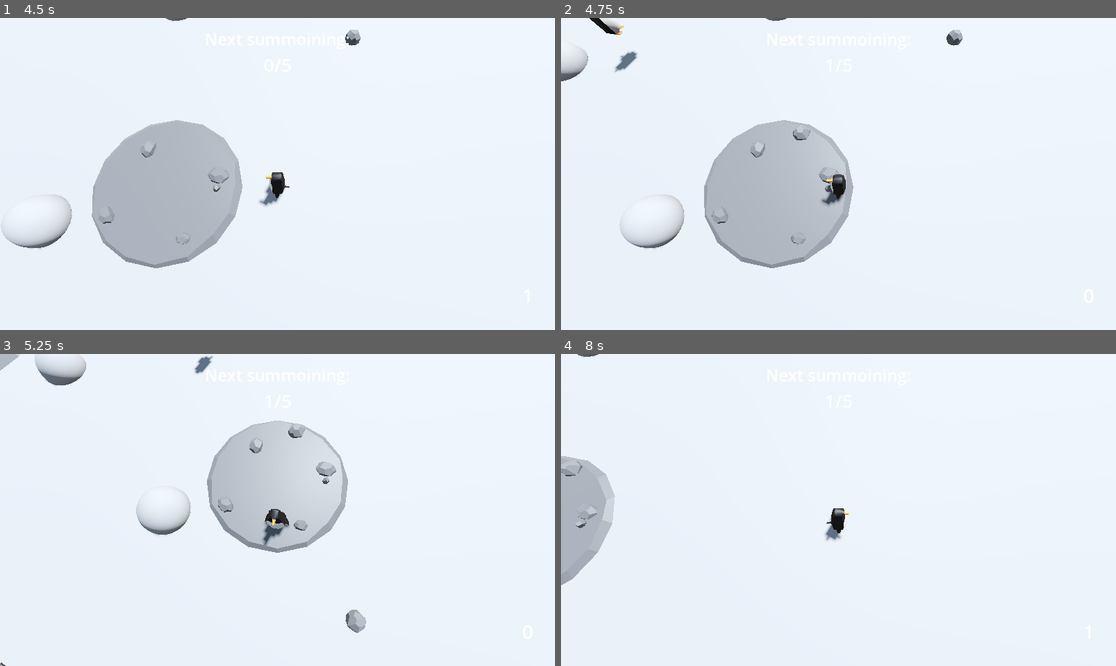
Above: before the commit, frames 1-4 (two rows, left to right).
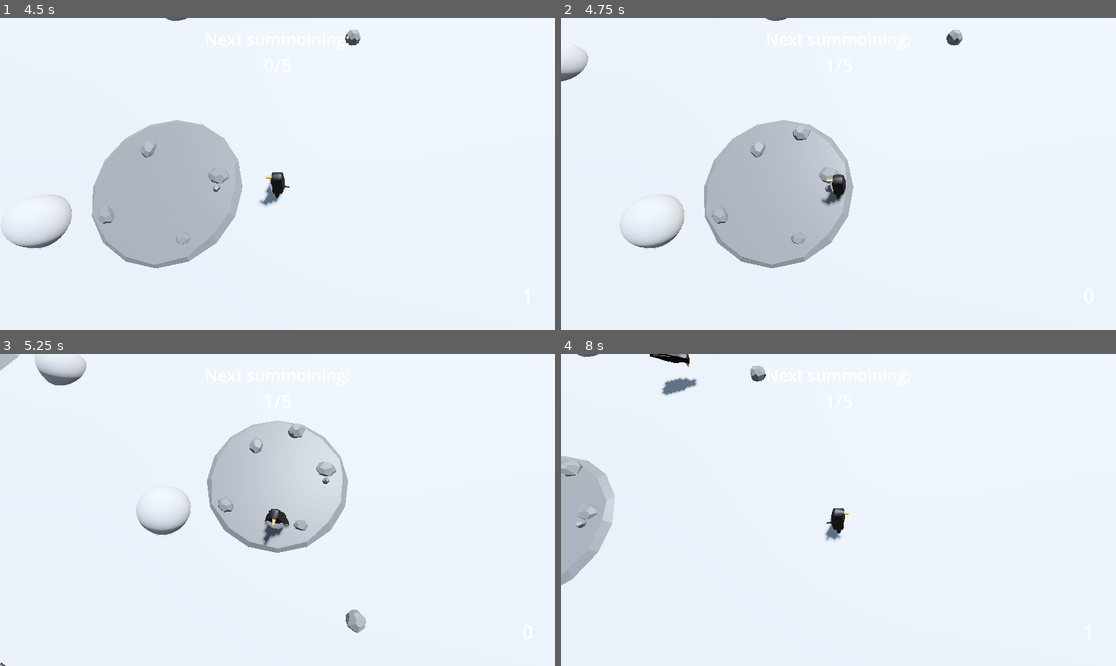
Above: after the commit, the same moments.

Repository: Edtg/Ludum-Dare-55
Game: Godot game, scene res://scenes/main.tscn
The game is run twice, just before and just after one commit, with the same random seed, the same clock (stepped at 60 frames per second) and the same inputs.
Inputs:
- Up to frame 1 (4.5 s): hold D (move_right) 0.53-1.28 s; tap Space (slide) every 0.75 s from 0.6 to 4.35 s; hold S (move_back) 1.28-2.03 s; hold D (move_right) 2.03-2.78 s; hold W (move_forward) 2.78-3.53 s; hold A (move_left) from 3.53 s (still down)
- Up to frame 2 (4.75 s): keep holding A (move_left)
- Up to frame 3 (5.25 s): release A (move_left) at 5.03 s; hold S (move_back) from 5.03 s (still down); tap Space (slide) at 5.1 s
- Up to frame 4 (8 s): release S (move_back) at 5.78 s; hold D (move_right) 5.78-6.53 s; tap Space (slide) at 5.85, 6.6, 7.35 s; hold W (move_forward) 6.53-7.28 s; hold D (move_right) from 7.28 s (still down)

Frame 1 is identical in both runs. In frame 2, 0.3% of the frame differs, in the area x 5-14%, y 0-18%; in frame 3, 0.1%; in frame 4, 0.5%, in the area x 15-37%, y 0-14%.

Commit message:
Added sliding to enemy penguins

Diff:
--- a/scenes/characters/enemy.gd
+++ b/scenes/characters/enemy.gd
@@ -8,6 +8,11 @@
 
 var target_rock: Node3D
 var nest_location: Vector3
+
+var direction: Vector3
+
+var is_sliding: bool
+var can_slide: bool = true
 
 var rock_count: int
 var max_rocks: int = 2
@@ -25,6 +30,7 @@
 @onready var nav_agent = $NavigationAgent3D
 @onready var upgrade_timer = $UpgradeTimer
 @onready var pivot = $Pivot
+@onready var slide_cooldown = $SlideCooldown
 
 
 func _physics_process(delta):
@@ -42,13 +48,24 @@
 	if nav_agent.is_target_reachable():
 		var current_position = global_transform.origin
 		var next_position = nav_agent.get_next_path_position()
-		var new_direction = (next_position - current_position).normalized()
+		if not is_sliding:
+			direction = (next_position - current_position).normalized()
 
-		pivot.rotation.y = lerp_angle(pivot.rotation.y, atan2(-new_direction.x, -new_direction.z), delta * 10)
+		if current_position.distance_to(next_position) <= 2.0 and not is_sliding:
+			is_sliding = true
+			velocity = direction * (MOVE_SPEED + (speed_level * speed_upgrade_amount) + (slide_level * slide_upgrade_amount))
+			pivot.rotation.x = -90
 
-		var speed = MOVE_SPEED + (speed_level * speed_upgrade_amount)
+		pivot.rotation.y = lerp_angle(pivot.rotation.y, atan2(-direction.x, -direction.z), delta * 10)
 
-		velocity = velocity.move_toward(new_direction * speed, 0.25)
+		if is_sliding:
+			velocity = velocity.move_toward(Vector3.ZERO, 0.1)
+			if velocity.length() <= 0.1:
+				is_sliding = false
+				pivot.rotation.x = 0
+		else:
+			var speed = MOVE_SPEED + (speed_level * speed_upgrade_amount)
+			velocity = velocity.move_toward(direction * speed, 0.25)
 
 		move_and_slide()
 
@@ -94,3 +111,7 @@
 		# Level up carrying
 		carrying_level += 1
 		max_rocks += carrying_upgrade_amount
+
+
+func _on_slide_cooldown_timeout():
+	can_slide = true
--- a/scenes/characters/enemy.tscn
+++ b/scenes/characters/enemy.tscn
@@ -25,4 +25,9 @@
 [node name="UpgradeTimer" type="Timer" parent="."]
 one_shot = true
 
+[node name="SlideCooldown" type="Timer" parent="."]
+wait_time = 2.0
+one_shot = true
+
 [connection signal="timeout" from="UpgradeTimer" to="." method="_on_upgrade_timer_timeout"]
+[connection signal="timeout" from="SlideCooldown" to="." method="_on_slide_cooldown_timeout"]
